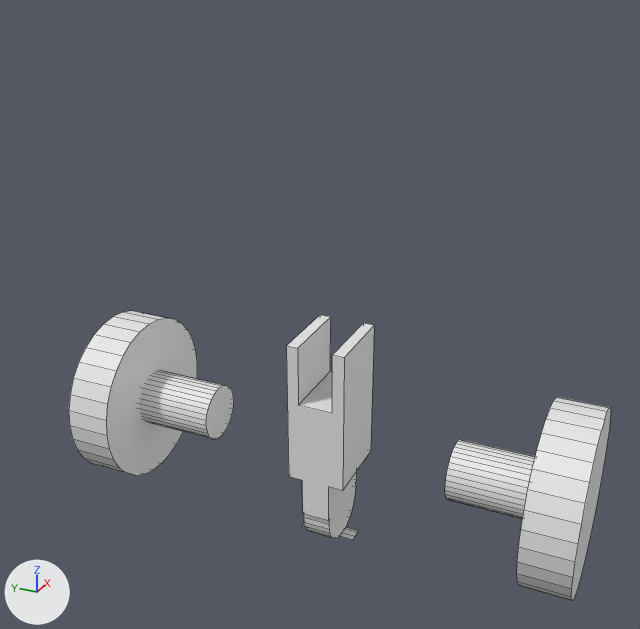
The Blender file proyecto.blend, before and after one commit.
Before and after are seen from a camera (50 mm lens) standing at (-6.01, -2.6, 4.17) and looking at (-0.02, 0.09, 1.18). The lights are fixed; the arrows at lower left show +X, +Y and +Z. Mesh edges are drawn as thin lines.

Before the edit, the objects in view are built like this:
```python
me_cube_184 = bpy.data.meshes.new('Cube.184')
me_cube_184.from_pydata(...)  # 74 vertices, 39 faces; spans x -0.25..0.25, y -0.25..0.25, z -0.24..0.25
me_cylinder_255 = bpy.data.meshes.new('Cylinder.255')
me_cylinder_255.from_pydata(...)  # a 32-sided cylinder along z spanning x -1.0..1.0, y -1.0..1.0, z -1.0..1.0; a 32-sided cylinder along z spanning x -3.0..3.0, y -3.0..3.0, z 0.75..1.75
me_cylinder_257 = bpy.data.meshes.new('Cylinder.257')
me_cylinder_257.from_pydata(...)  # a 32-sided cylinder along z spanning x -1.0..1.0, y -1.0..1.0, z -1.0..1.0; a 32-sided cylinder along z spanning x -3.0..3.0, y -3.0..3.0, z 0.75..1.75
ob_link11 = bpy.data.objects.new('Link11', me_cube_184)
ob_link11.location = (0.0, 0.0, 0.0)
ob_link11.scale = (1.3, 1.0, 4.0)
ob_rueda1 = bpy.data.objects.new('Rueda1', me_cylinder_255)
ob_rueda1.location = (0.0, -1.5, 0.0)
ob_rueda1.rotation_euler = (1.57, 0.0, 0.0)  # degrees (90, 0, 0)
ob_rueda1.scale = (0.25, 0.25, 0.4)
ob_rueda2 = bpy.data.objects.new('Rueda2', me_cylinder_257)
ob_rueda2.location = (0.0, 1.5, 0.0)
ob_rueda2.rotation_euler = (-1.57, 0.0, 0.0)  # degrees (-90, 0, 0)
ob_rueda2.scale = (0.25, 0.25, 0.4)
```
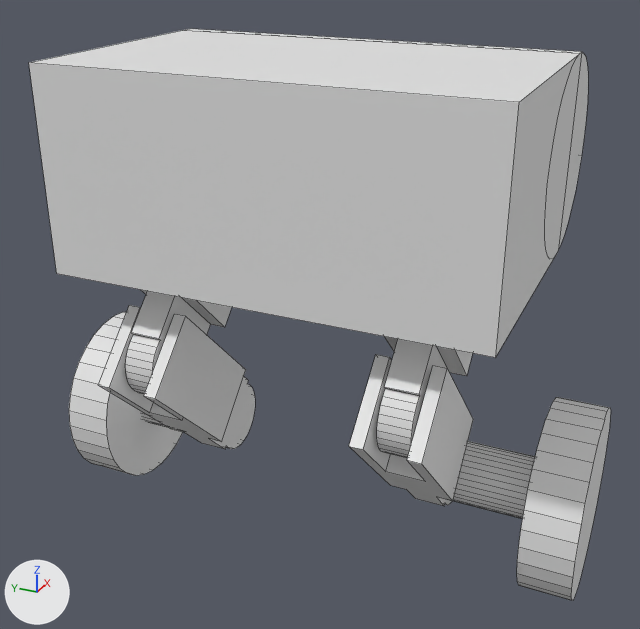
Pixel boxes [x1, y1, x2, y2] of what changed, in the pictures (640 x 629 px):
'Head1', added: after [29, 29, 588, 358]
'Link11', reshaped, moved, turned: before [286, 315, 374, 540]; after [349, 354, 473, 506]
'Link12', added: after [98, 305, 255, 449]
'Link21', added: after [377, 336, 473, 458]
'Link22', added: after [126, 290, 232, 394]
part 1 of me_cube_184, cut back: before [286, 326, 374, 540]; after [349, 369, 473, 506]

The change, as a list of edits to the scene's bpy script:
```text
Change me_cube_184:
    used by ob_link11; location = (0.0, 0.0, 0.0); scale = (1.3, 1.0, 4.0)
    remove me_cube_184.from_pydata(...)  # 74 vertices, 39 faces; spans x -0.25..0.25, y -0.25..0.25, z -0.24..0.25
    add me_cube_184.from_pydata(...)  # 66 vertices, 35 faces; spans x -0.25..0.25, y -0.25..0.25, z -0.24..0.25
    me_cube_184 part 1
    10 vertices are removed from x -0.056..0.056, y -0.25..0.25, z -0.24..-0.238
    10 faces are deleted
    8 vertices in x -0.25..0.25, y -0.25..0.25, z -0.063 move by (0.0, 0.0, 0.007)
    4 vertices in x -0.25..0.25, y -0.15..0.15, z 0.119 move by (0.0, 0.0, -0.031)
    4 vertices move from x -0.056..0.056, y -0.12..0.12, z -0.238 to x -0.045..0.045, y -0.12..0.12, z -0.239
    2 vertices are added at (0.0, -0.12, -0.24), (0.0, 0.12, -0.24)
    6 new faces join them
Add me_cylinder_098:
    me_cylinder_098.from_pydata(...)  # a 32-sided cylinder along z spanning x -1.0..1.0, y -1.0..1.0, z -1.0..1.0; a box spanning x -2.53..0.13, y -1.0..1.0, z -1.0..1.0; a box spanning x -2.2..1.13, y -0.2..0.47, z 0.45..0.78; a box spanning x -2.2..1.13, y -0.2..0.47, z -0.78..-0.45
Add me_cube_197:
    me_cube_197.from_pydata(...)  # 66 vertices, 35 faces; spans x -0.25..0.25, y -0.25..0.25, z -0.24..0.25
Change ob_link11:
    ob_link11.location: (0.0, 0.0, 0.0) -> (-0.5, -1.0, 0.5)
    ob_link11.rotation_euler: (0.0, 0.0, 0.0) -> (0.0, -0.785, 0.0)  # degrees (0, 0, 0) -> degrees (0, -45, 0)
Add ob_head1:
    ob_head1 = bpy.data.objects.new('Head1', me_cylinder_098)
    ob_head1.location = (0.6, 0.0, 2.5)
    ob_head1.rotation_euler = (1.57, 0.0, 0.0)  # degrees (90, 0, 0)
    ob_head1.scale = (0.75, 0.75, 1.62)
Add ob_link22:
    ob_link22 = bpy.data.objects.new('Link22', me_cube_197)
    ob_link22.location = (-0.5, 1.0, 1.5)
    ob_link22.rotation_euler = (0.0, 0.785, 0.0)  # degrees (0, 45, 0)
    ob_link22.scale = (1.3, 1.0, 4.0)
Add ob_link21:
    ob_link21 = bpy.data.objects.new('Link21', me_cube_197.copy())
    ob_link21.location = (-0.5, -1.0, 1.5)
    ob_link21.rotation_euler = (0.0, 0.785, 0.0)  # degrees (0, 45, 0)
    ob_link21.scale = (1.3, 1.0, 4.0)
Add ob_link12:
    ob_link12 = bpy.data.objects.new('Link12', me_cube_197.copy())
    ob_link12.location = (-0.5, 1.0, 0.5)
    ob_link12.rotation_euler = (0.0, -0.785, 0.0)  # degrees (0, -45, 0)
    ob_link12.scale = (1.3, 1.0, 4.0)
```
